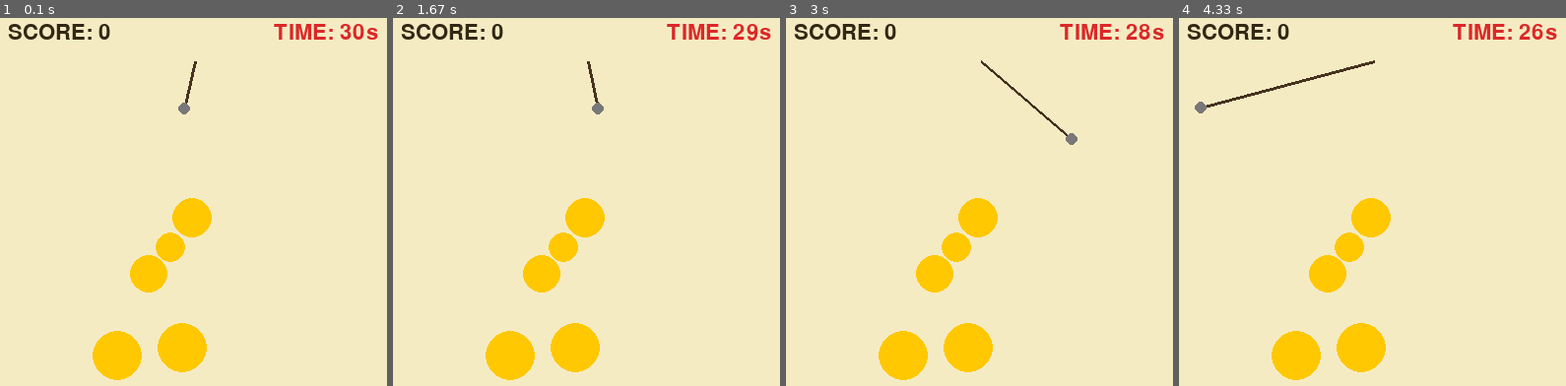
Above: before the commit, frames 1-4 (left to right).
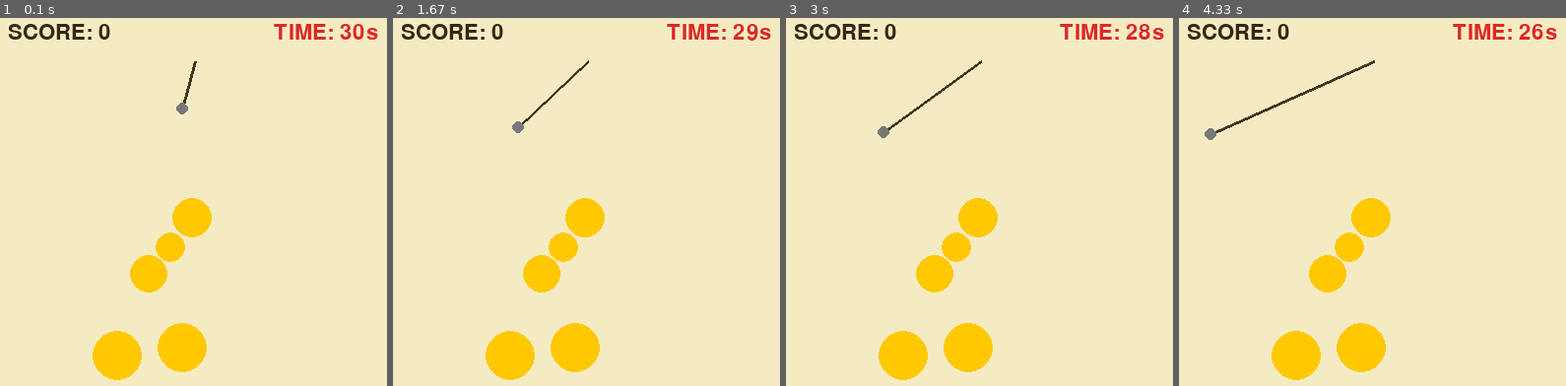
Above: after the commit, the same moments.

Repository: HenryYannis/xiaobao-pygame
Game: pygame game, started from 18-黄金矿工/黄金矿工_第5节课_完整矿工挑战.py
The game is run twice, just before and just after one commit, with the same random seed, the same clock (stepped at 60 frames per second) and the same inputs.
Inputs:
- Up to frame 1 (0.1 s): no input
- Up to frame 2 (1.67 s): tap Space at 0.33, 1.23, 1.53 s
- Up to frame 3 (3 s): tap Space at 2.8 s
- Up to frame 4 (4.33 s): tap Space at 3.97, 4.27 s

The runs differ from the first frame. In frame 1, less than 0.1% of the frame differs, in the area x 45-51%, y 12-27%; in frame 2, 0.4%; in frame 3, 0.5%; in frame 4, 0.8%, in the area x 4-50%, y 11-34%.

Commit message:
黄金矿工：摆动角度改用只在摆动时累加的计时，收钩后不再瞬移

Diff:
--- a/18-黄金矿工/黄金矿工_第5节课_完整矿工挑战.py
+++ b/18-黄金矿工/黄金矿工_第5节课_完整矿工挑战.py
@@ -9,6 +9,7 @@
 锚点x, 锚点y = 200, 50                                 # 矿工绳索顶部悬挂中心固定锚点坐标
 绳长 = 50.0                                           # 绳索当前伸缩长度(初始收拢为50)
 角度 = 0.0                                            # 钩子摆动角度(-75度至75度)
+摆动时间 = 0                                          # 钩子已经摆动了多少帧(只在摆动状态下累加)
 钩子状态 = "摆动"                                     # 钩子运行模式("摆动", "出钩", "收钩")
 抓到金块 = None                                       # 记录当前钩住的金块对象[x, y, 半径]
 
@@ -41,12 +42,12 @@
 
     if 剩余秒数 > 0:                                   # 仅在限时未耗尽时执行物理计算
         if 钩子状态 == "摆动":
-            角度 = math.sin(当前时间 / 500.0) * 75.0   # 正弦函数驱动单摆左右周期性晃动
+            摆动时间 += 1                             # 只在摆动状态累加：出钩、收钩期间计时暂停，收回后从原来的角度接着摆，不会瞬移
+            角度 = math.sin(摆动时间 / 30.0) * 75.0   # 正弦函数驱动单摆左右周期性晃动
         elif 钩子状态 == "出钩":
             绳长 += 6.0                               # 钩子沿当前朝向快速向外伸展
         elif 钩子状态 == "收钩":
-            # 载重物理模拟：抓到的金块体积半径越大，负重越沉，收卷拉力速度越慢
-            收绳速度 = max(1.5, 6.0 - (抓到金块[2] / 6.0 if 抓到金块 else 0))
+            收绳速度 = max(1.5, 6.0 - (抓到金块[2] / 6.0 if 抓到金块 else 0))  # 载重物理模拟：抓到的金块体积半径越大，负重越沉，收卷拉力速度越慢
             绳长 -= 收绳速度
             if 绳长 <= 50.0:                           # 钩子完全收回矿车
                 if 抓到金块:
@@ -55,18 +56,15 @@
                 绳长 = 50.0
                 钩子状态 = "摆动"                     # 恢复摆动准备下一次发射
 
-        # 极坐标换算：根据锚点、绳长和摆角，计算钩子末端在笛卡尔坐标系中的(x, y)
-        弧度 = math.radians(角度 + 90.0)
+        弧度 = math.radians(角度 + 90.0)              # 极坐标换算：根据锚点、绳长和摆角，计算钩子末端在笛卡尔坐标系中的(x, y)
         钩尖x = 锚点x + 绳长 * math.cos(弧度)
         钩尖y = 锚点y + 绳长 * math.sin(弧度)
 
         if 钩子状态 == "出钩":
-            # 边缘触界折返判定
-            if 钩尖x < 10 or 钩尖x > 390 or 钩尖y > 390:
+            if 钩尖x < 10 or 钩尖x > 390 or 钩尖y > 390:  # 边缘触界折返判定
                 钩子状态 = "收钩"
 
-            # 抓取金块碰撞检测：检测钩尖与各个地下金块圆心的欧式距离
-            for 索引 in range(len(金块列表) - 1, -1, -1):
+            for 索引 in range(len(金块列表) - 1, -1, -1):  # 抓取金块碰撞检测：检测钩尖与各个地下金块圆心的欧式距离
                 金块 = 金块列表[索引]
                 if math.hypot(钩尖x - 金块[0], 钩尖y - 金块[1]) < 金块[2]:
                     抓到金块 = 金块列表.pop(索引)       # 将金块从地下矿层中拔出
@@ -96,7 +94,7 @@
 
     if 剩余秒数 <= 0:                                  # 新增代码：倒计时归零居中展示超时挑战结束
         提示画面 = 字体.render("TIME UP! - Press SPACE", True, (220, 40, 40))
-        窗口.blit(提示画面, (50, 180))
+        窗口.blit(提示画面, 提示画面.get_rect(center=(200, 200)))  # get_rect(center=...)让文字正好居中
 
     pygame.display.flip()                              # 双缓冲刷新：将新绘制的画面一次性呈现到屏幕
     时钟.tick(60)                                      # 锁定帧率：稳定每秒60帧流畅运行
